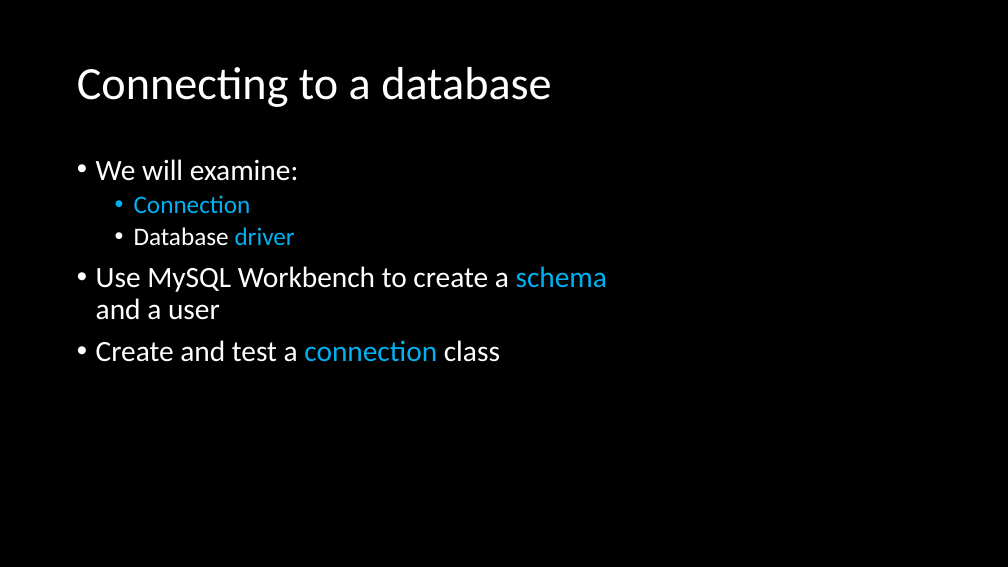
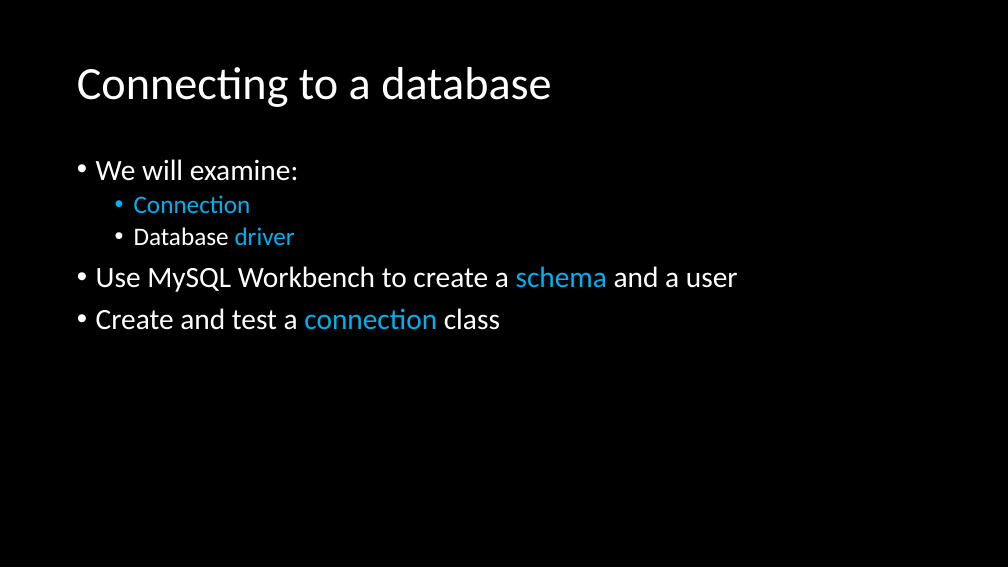
Before and after one commit to ckiefriter1/PT-BESD, a slide deck: slide 7 of Week7/W1.02. Week 1 Overview.pptx. Drawn at 1008x567 pixels with LibreOffice and Linux fonts; fonts in the diff are those of the drawing. Boxes give left, top, right and bottom in pixels: in the first picture for what was removed or moved away, otherwise in the second. Text is boxed around its words. In the diff, an @@ line names an element or a change of style, - is before the commit and + after.

```diff
--- a/Week7/W1.02. Week 1 Overview.pptx
+++ b/Week7/W1.02. Week 1 Overview.pptx
@@ text "We will examine:" rewrapped from [96,159,607,362] to [96,159,738,330] @@
```
Also in this commit, not shown: 3 other slides changed, 5 other files.
